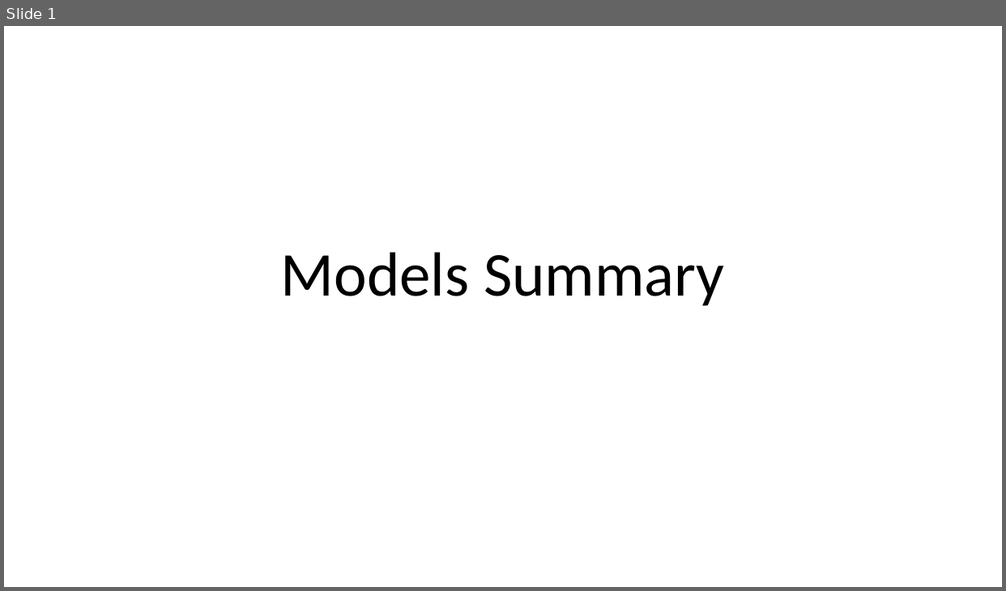
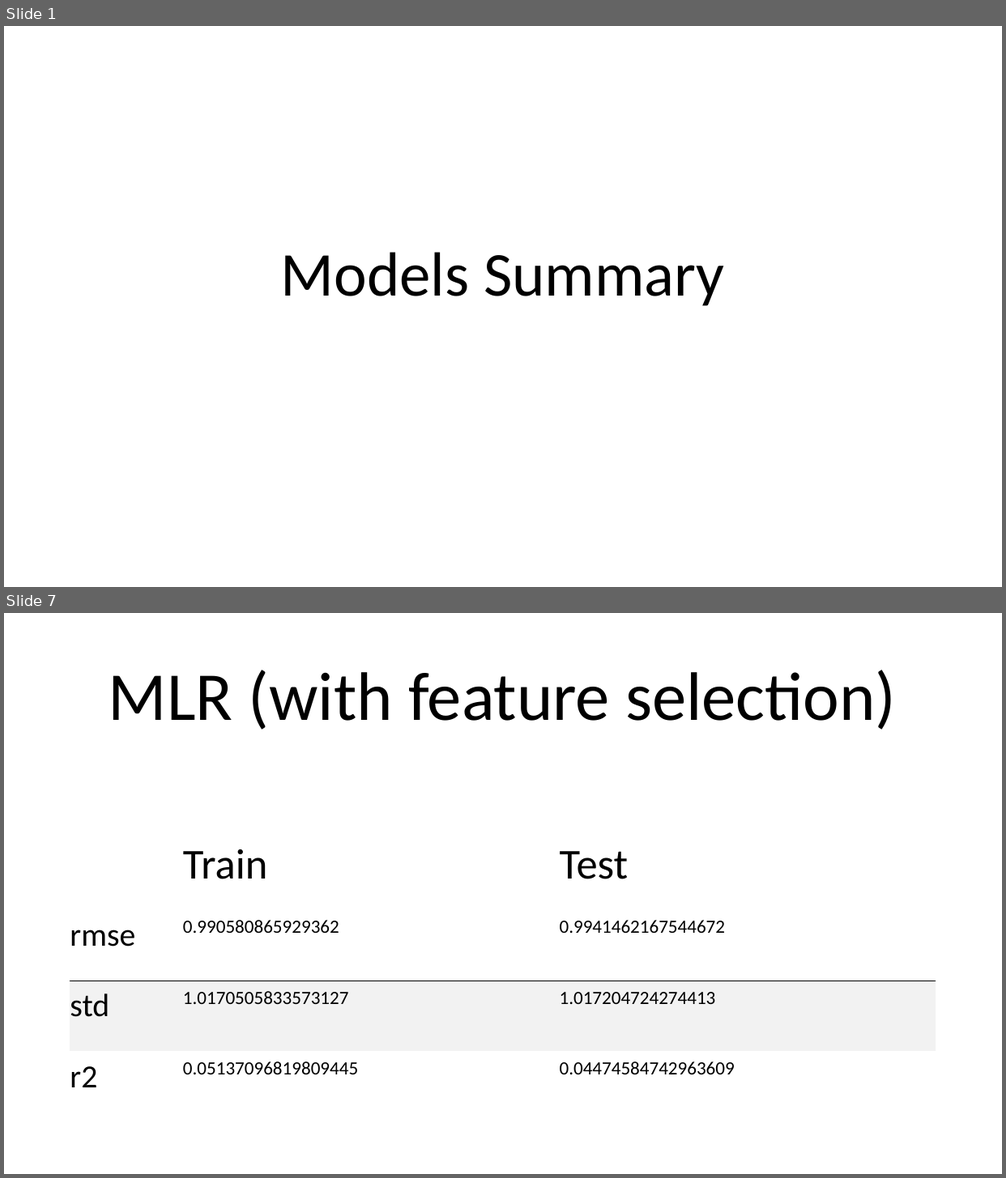
Before and after one commit to LiaCohn/clean-coasts, a slide deck: models/models.pptx. Shown one above the other, each under a label of ours: slide 1 before the commit, slides 1 and 7 after it; the slides between them are not shown. The pictures are 1006x591 and 1006x1178 pixels, drawn with LibreOffice and Linux fonts; fonts in the diff are those of the drawing. Boxes give left, top, right and bottom in pixels: in the first picture for what was removed or moved away, otherwise in the second. Text is boxed around its words. In the diff, an @@ line names an element or a change of style, - is before the commit and + after.

```diff
--- a/models/models.pptx
+++ b/models/models.pptx
@@ slide 7 added at [4, 613, 1002, 1174], background #FFFFFF @@
@@ title added at [108, 670, 896, 730], 66 pt, text #000000 @@
+MLR (with feature selection)
@@ table added at [70, 828, 936, 1122], 4 rows, 3 columns @@
+ | Train | Test
+rmse | 0.990580865929362 | 0.9941462167544672
+std | 1.0170505833573127 | 1.017204724274413
+r2 | 0.05137096819809445 | 0.04474584742963609
```
Also in this commit, not shown: 7 slides changed, 8 other slides added, 7 other files.
